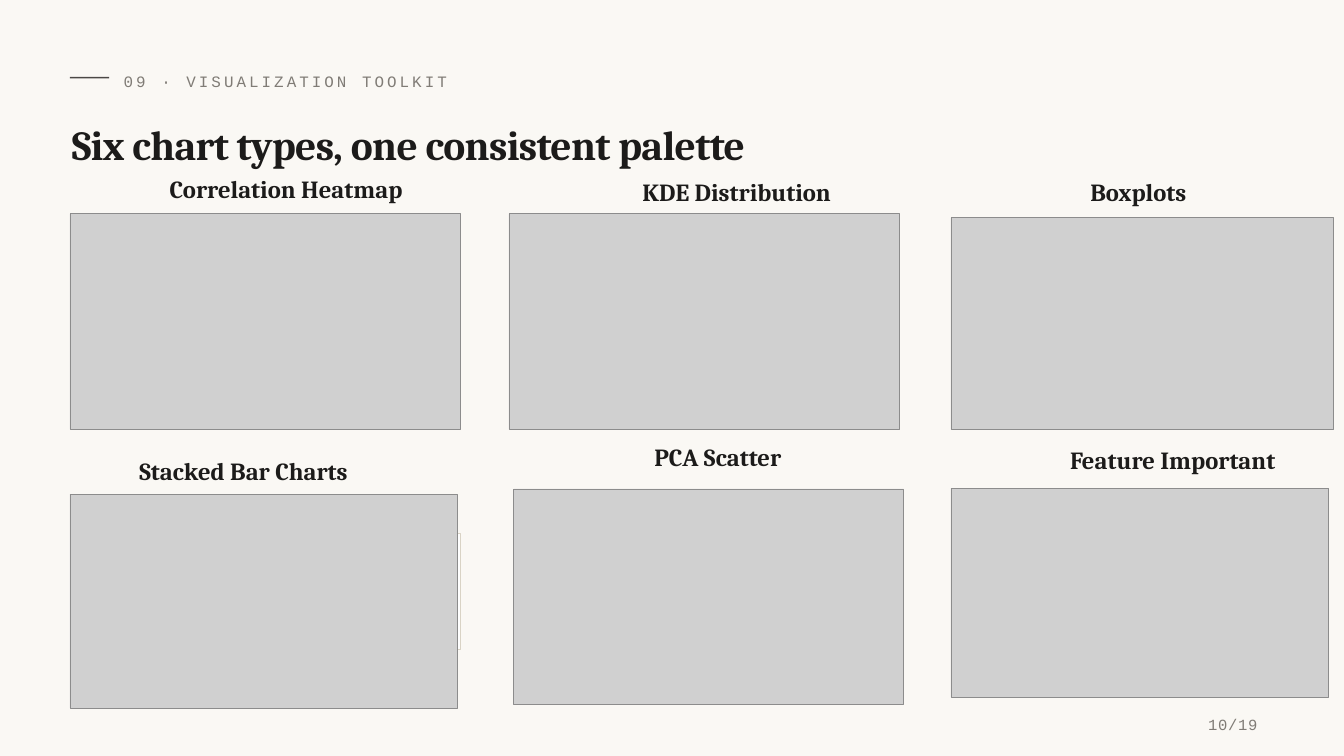
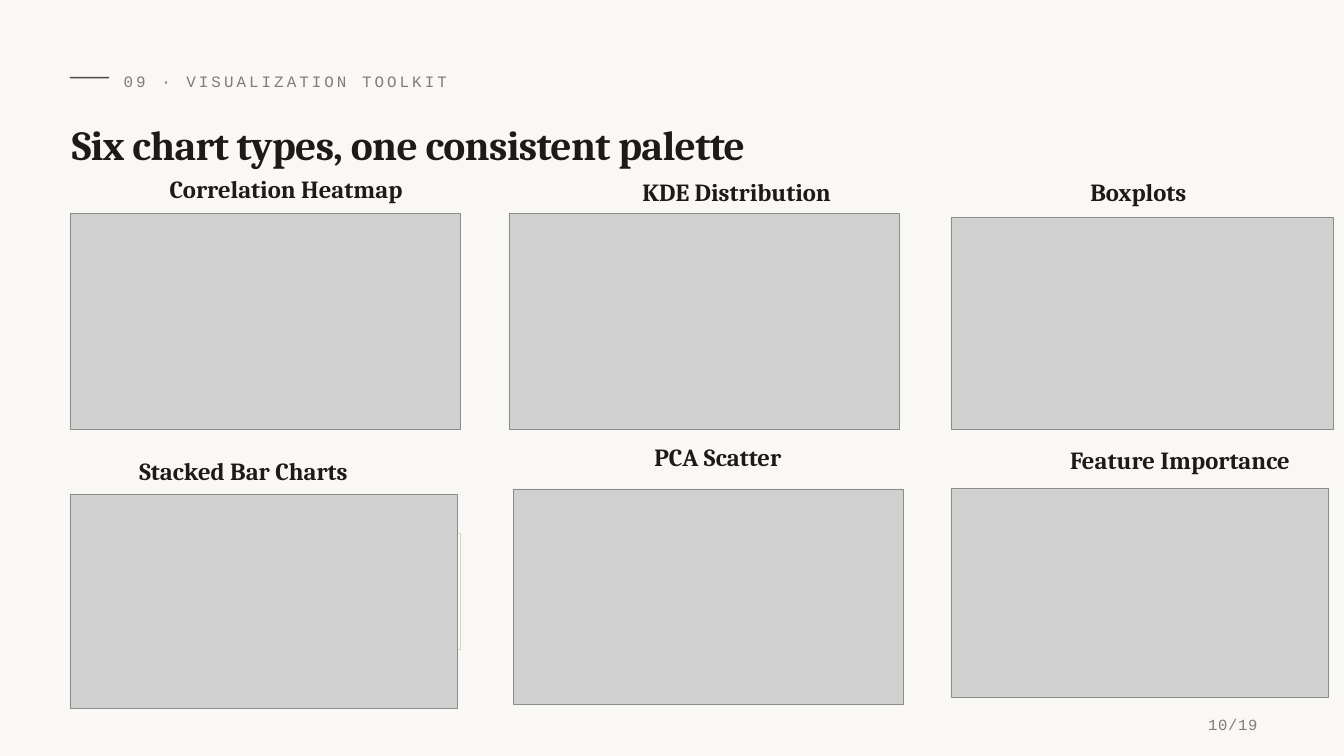
Before and after one commit to Lambert-Nguyen/cmpe255-student-dropout-prediction, a slide deck: slide 10 of presentation/Editable_CMPE255_Student_Dropout_Prediction_editable.pptx. Drawn at 1344x756 pixels with LibreOffice and Linux fonts; fonts in the diff are those of the drawing; grey boxes stand for pictures. Boxes give left, top, right and bottom in pixels: in the first picture for what was removed or moved away, otherwise in the second. Text is boxed around its words. In the diff, an @@ line names an element or a change of style, - is before the commit and + after.

```diff
--- a/presentation/Editable_CMPE255_Student_Dropout_Prediction_editable.pptx
+++ b/presentation/Editable_CMPE255_Student_Dropout_Prediction_editable.pptx
@@ text at (1070, 452, 1289, 474): text changed @@
-Feature Important
+Feature Importance
```
Also in this commit, not shown: 1 other slide changed, 1 other file.
